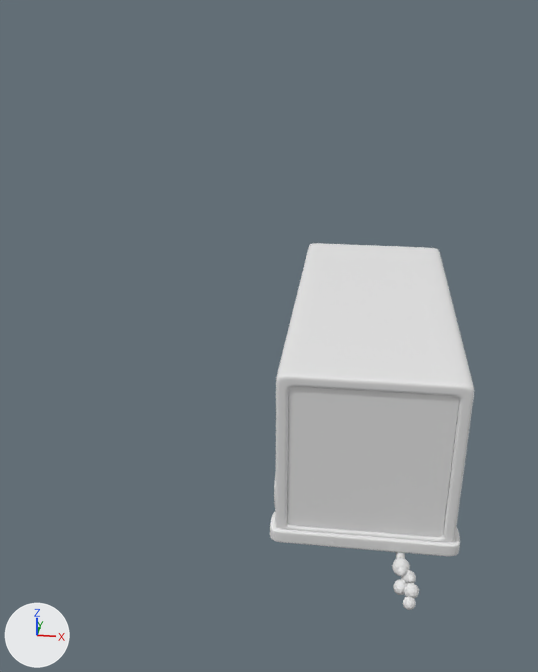
Before and after pictures for a commit that changed the Blender file SleepNGJ2025/Assets/magnuzoidArea/Tyred_mockup/tyred_camera.blend.
Before and after are seen from a camera (50 mm lens) standing at (-0.22, -9.4, 6.27) and looking at (-1.36, -0.33, 2.02). The axes (+X, +Y, +Z) are drawn at lower left. The lights are the same throughout.

The first picture shows 'bumper.front.001', 'car.body', 'door.back.l', 'door.back.r'.
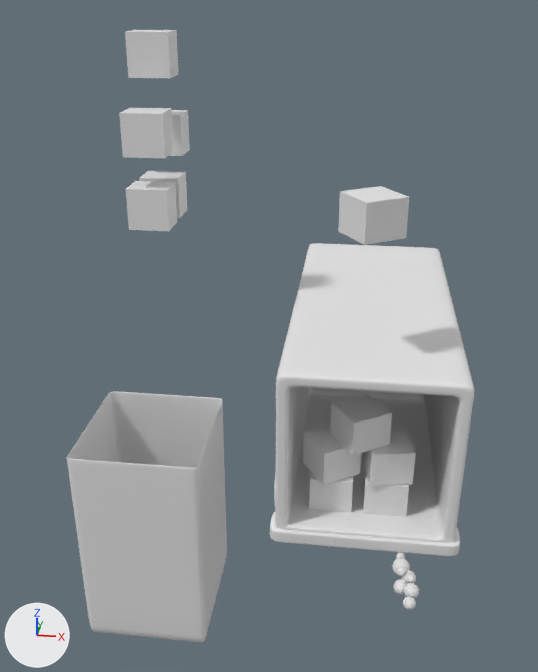
Commit message: added delivery boxes

Pixel boxes [x1, y1, x2, y2] of what changed, in the pictures (538 x 672 px):
'car.body.001', added: after [67, 391, 227, 642]
'door.back.r', deleted: before [364, 391, 459, 537]
'door.back.l', deleted: before [287, 387, 373, 531]
'boxes.005', added: after [338, 186, 409, 245]
'Plane.012', added: after [119, 108, 174, 158]
'Plane.013', added: after [125, 30, 179, 78]
'Plane.007', added: after [126, 181, 177, 231]
'Plane.010', added: after [139, 171, 188, 218]
'Plane.011', added: after [169, 110, 190, 156]
'boxes.004', unchanged, uncovered by the edit: after [330, 394, 392, 456]
'boxes.003', unchanged, uncovered by the edit: after [303, 425, 361, 485]
'boxes.002', unchanged, uncovered by the edit: after [362, 430, 416, 486]

What changed in the scene script:
```text
Add me_cube_023:
    me_cube_023.from_pydata(...)  # 277 vertices, 256 faces; spans x -0.86..0.86, y -1.85..1.18, z -0.86..0.91
    me_cube_023.polygons.foreach_set('use_smooth', [True] * 256)
Add me_plane_015:
    me_plane_015.from_pydata([(-0.0212, 0.0044, 0.0), (0.0044, 0.0212, 0.0), (-0.0044, -0.0212, 0.0), (0.0212, -0.0044, 0.0)], [], [(0, 2, 3, 1)])
Add me_plane_020:
    me_plane_020.from_pydata(...)  # a box spanning x -0.231..0.231, y 0.0..0.386, z -0.231..0.231
Remove ob_door_back_l:
    ob_door_back_l = bpy.data.objects.new('door.back.l', me_cube_015)
    ob_door_back_l.parent = ob_door_hinge_left
    ob_door_back_l.matrix_parent_inverse = Matrix(((0.0, 0.0, -1.0, 1.693), (0.0, -1.0, 0.0, -2.648), (-1.0, 0.0, 0.0, -0.856), (0.0, 0.0, 0.0, 1.0)))
    ob_door_back_l.location = (-0.856, -2.648, 1.693)
    ob_door_back_l.rotation_euler = (0.0, 0.0, 0.839)  # degrees (0, 0, 48)
    _m = ob_door_back_l.modifiers.new('Solidify', 'SOLIDIFY')
    _m.thickness = -0.06
    _m.offset = -0.955
Remove ob_door_back_r:
    ob_door_back_r = bpy.data.objects.new('door.back.r', me_cube_016)
    ob_door_back_r.parent = ob_door_hinge_right
    ob_door_back_r.matrix_parent_inverse = Matrix(((0.0, 0.0, 1.0, -1.693), (0.0, 1.0, 0.0, 2.648), (-1.0, 0.0, 0.0, 0.856), (0.0, 0.0, 0.0, 1.0)))
    ob_door_back_r.location = (0.856, -2.648, 1.693)
    ob_door_back_r.rotation_euler = (0.0, 0.0, -1.155)  # degrees (0, 0, -66)
    _m = ob_door_back_r.modifiers.new('Solidify', 'SOLIDIFY')
    _m.thickness = -0.06
    _m.offset = -0.955
Add ob_car_body_001:
    ob_car_body_001 = bpy.data.objects.new('car.body.001', me_cube_023)
    ob_car_body_001.parent = ob_car_root
    ob_car_body_001.location = (-2.952, -0.885, -1.047)
    ob_car_body_001.rotation_euler = (-1.571, 0.0, 0.0)  # degrees (-90, 0, 0)
    _m = ob_car_body_001.modifiers.new('Solidify', 'SOLIDIFY')
    _m.use_even_offset = True
    _m = ob_car_body_001.modifiers.new('Subdivision', 'SUBSURF')
    _m.render_levels = 1
Add ob_boxes_005:
    ob_boxes_005 = bpy.data.objects.new('boxes.005', me_plane_015)
    ob_boxes_005.parent = ob_car_body
    ob_boxes_005.location = (-0.101, -2.157, 4.047)
    ob_boxes_005.scale = (15.8, 15.8, 15.8)
    _m = ob_boxes_005.modifiers.new('Solidify', 'SOLIDIFY')
    _m.thickness = -0.026
Add ob_plane_013:
    ob_plane_013 = bpy.data.objects.new('Plane.013', me_plane_020)
    ob_plane_013.location = (-2.56, -1.15, 5.63)
Add ob_plane_012:
    ob_plane_012 = bpy.data.objects.new('Plane.012', me_plane_020.copy())
    ob_plane_012.location = (-2.56, -1.56, 4.85)
Add ob_plane_011:
    ob_plane_011 = bpy.data.objects.new('Plane.011', me_plane_020.copy())
    ob_plane_011.location = (-2.56, -0.77, 4.72)
Add ob_plane_010:
    ob_plane_010 = bpy.data.objects.new('Plane.010', me_plane_020.copy())
    ob_plane_010.location = (-2.56, -1.03, 4.05)
Add ob_plane_007:
    ob_plane_007 = bpy.data.objects.new('Plane.007', me_plane_020.copy())
    ob_plane_007.location = (-2.56, -1.56, 4.05)
```
